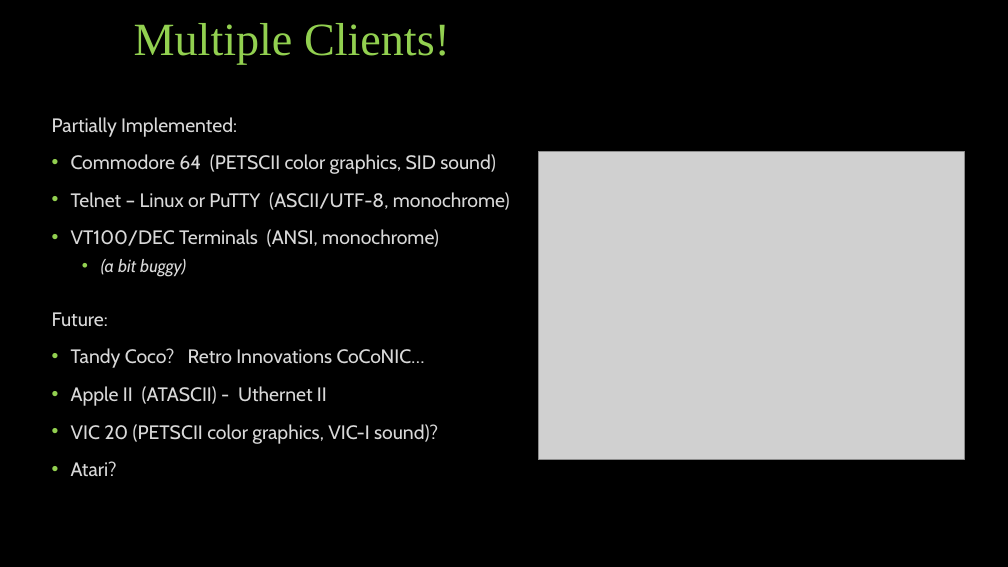
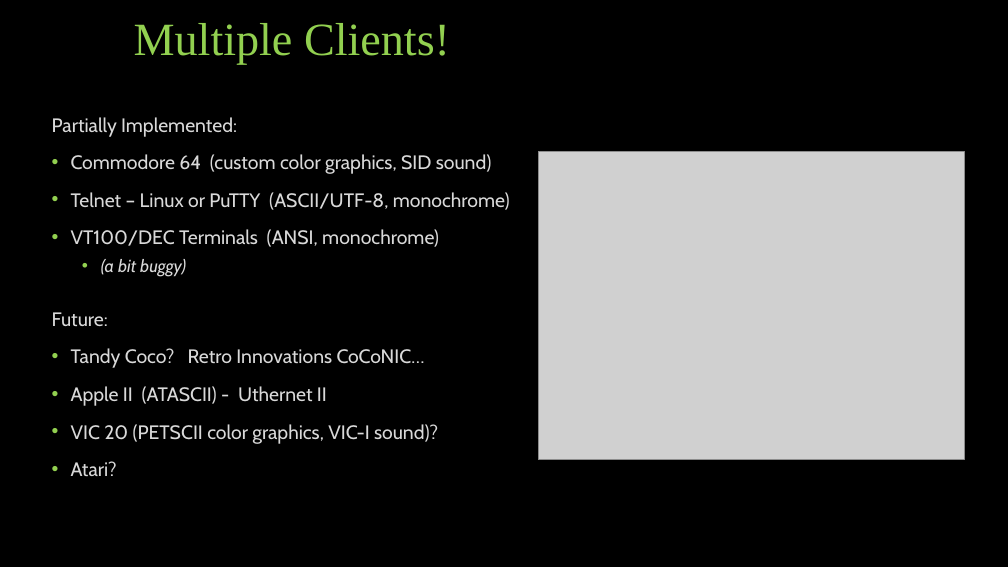
Before and after one commit to LeifBloomquist/MultiRogueLike, a slide deck: slide 9 of Docs/Presentations/Rogue Game WoC2017.pptx. Drawn at 1008x567 pixels with LibreOffice and Linux fonts; fonts in the diff are those of the drawing; grey boxes stand for pictures. Boxes give left, top, right and bottom in pixels: in the first picture for what was removed or moved away, otherwise in the second. Text is boxed around its words. In the diff, an @@ line names an element or a change of style, - is before the commit and + after.

```diff
--- a/Docs/Presentations/Rogue Game WoC2017.pptx
+++ b/Docs/Presentations/Rogue Game WoC2017.pptx
@@ text at bbox=[71, 154, 492, 174]: text changed @@
-• Commodore 64 (PETSCII color graphics, SID sound)
+• Commodore 64 (custom color graphics, SID sound)
```
Also in this commit, not shown: 9 other files.
